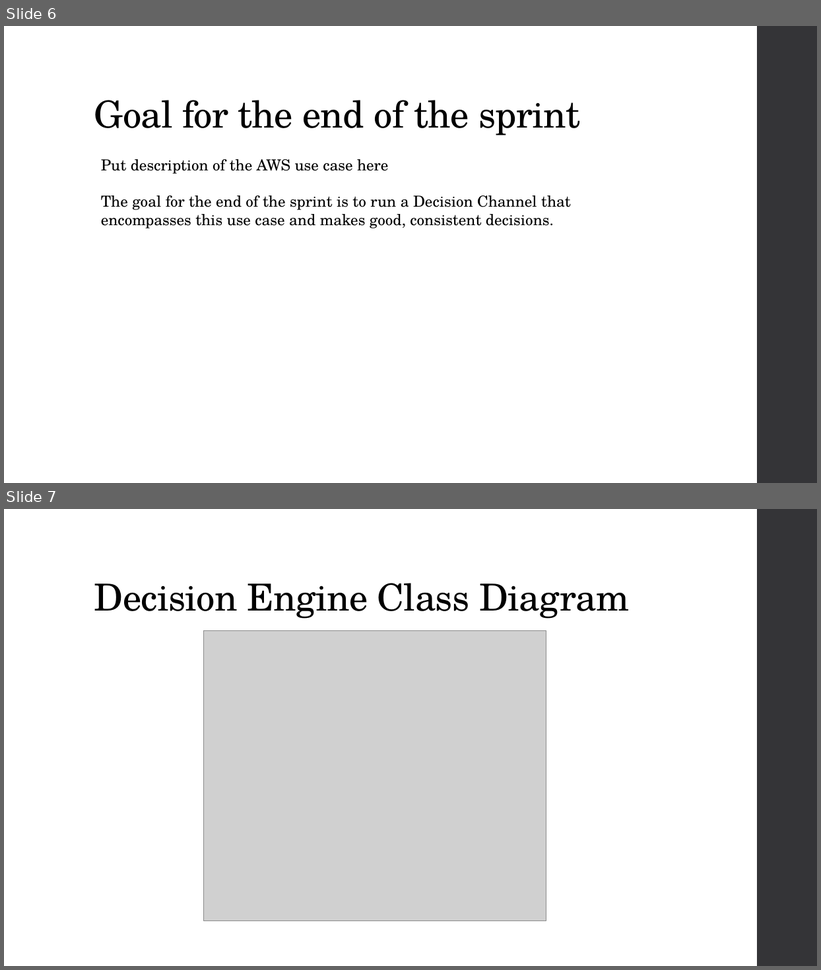
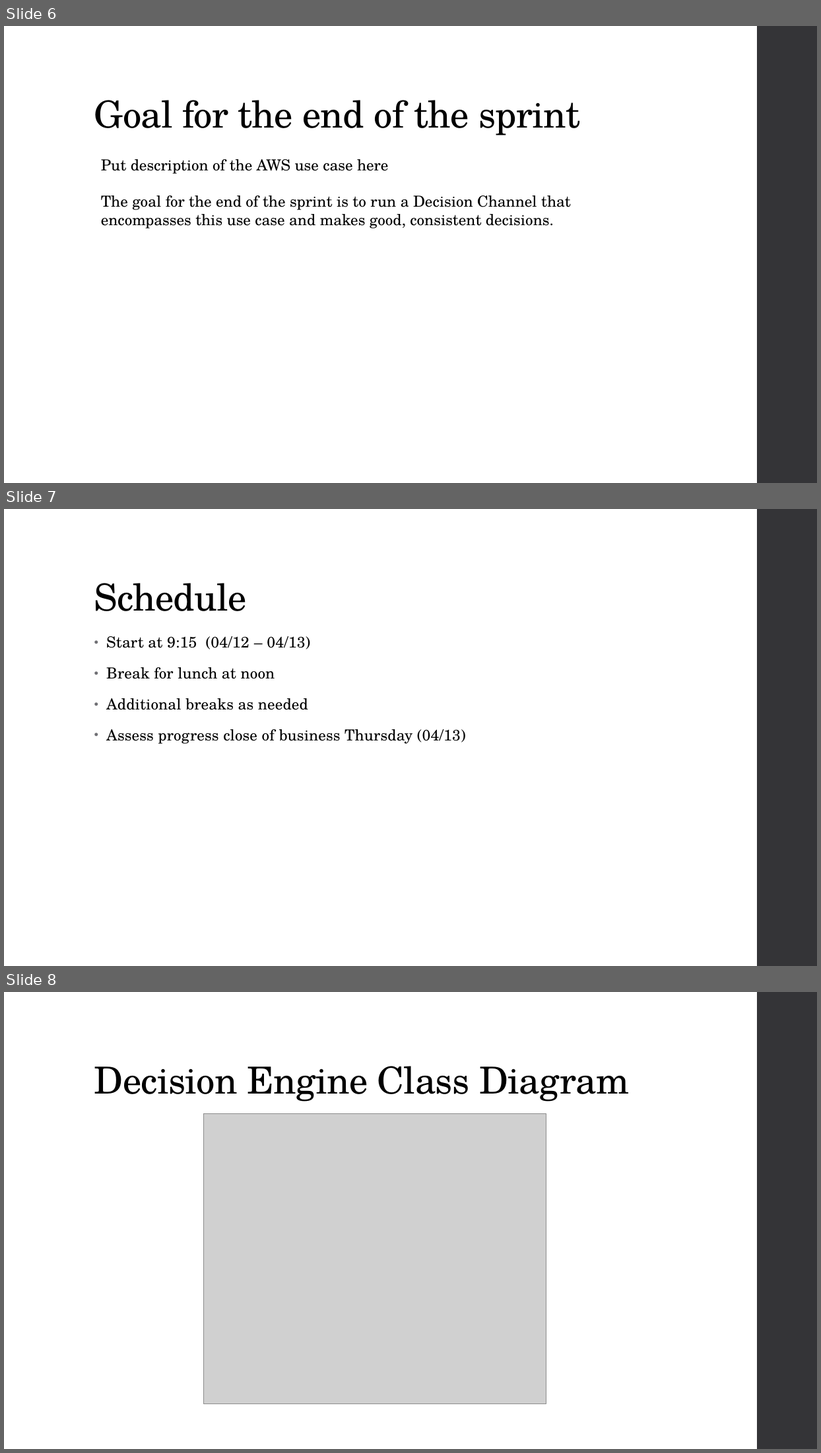
Before and after one commit to HEPCloud/decisionengine_modules, a slide deck: doc/DE_Sprint_Kickoff.pptx. Shown one above the other, each under a label of ours: slides 6 and 7 before the commit, slides 6, 7 and 8 after it. The pictures are 821x970 and 821x1453 pixels, drawn with LibreOffice and Linux fonts; fonts in the diff are those of the drawing; grey boxes stand for pictures. Boxes give left, top, right and bottom in pixels: in the first picture for what was removed or moved away, otherwise in the second. Text is boxed around its words. In the diff, an @@ line names an element or a change of style, - is before the commit and + after.

Commit message:
added schedule

```diff
--- a/doc/DE_Sprint_Kickoff.pptx
+++ b/doc/DE_Sprint_Kickoff.pptx
@@ slide 7 added at (4,509,817,966), background #FFFFFF; not listed: 1 template element that a slide beside it also shows @@
@@ title added at (94,583,247,611), 44 pt, text #000000 @@
+Schedule
@@ text added at (106,636,466,744), 18 pt, text #000000 @@
+• Start at 9:15 (04/12 – 04/13)
+• Break for lunch at noon
+• Additional breaks as needed
+• Assess progress close of business Thursday (04/13)
@@ what was slide 7 is now slide 8 @@
```
